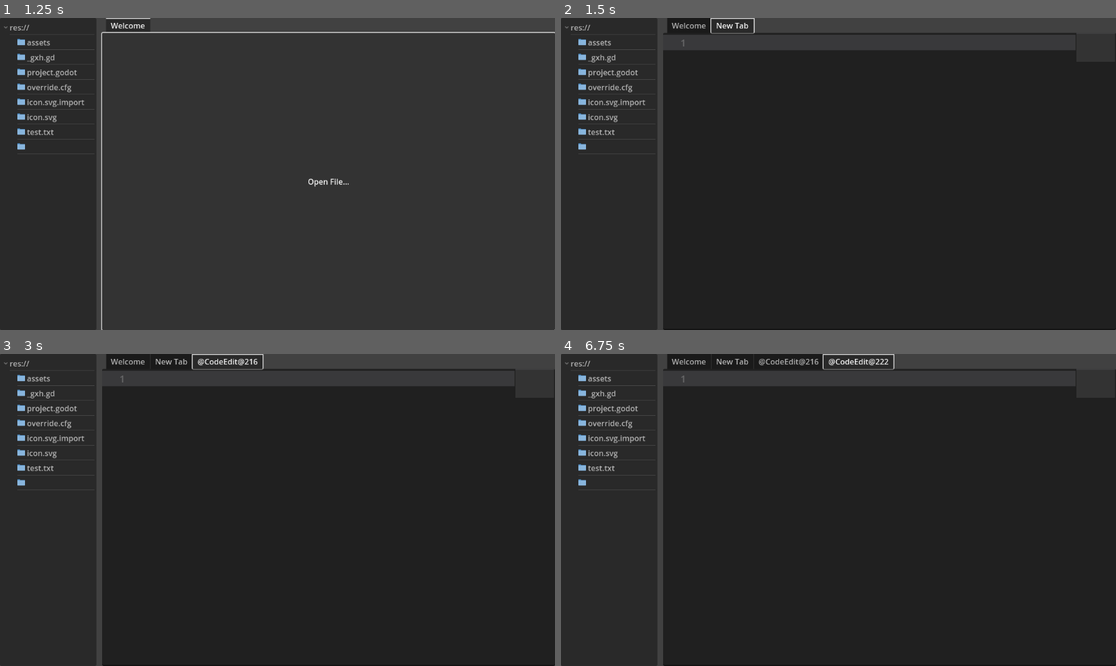
Above: before the commit, frames 1-4 (two rows, left to right).
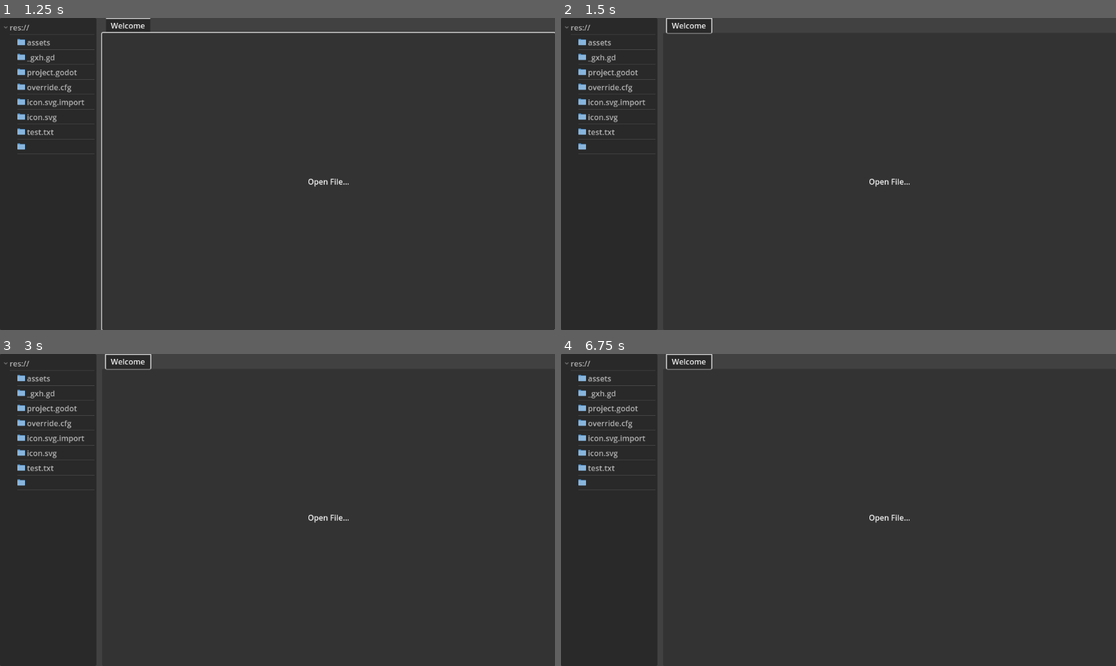
Above: after the commit, the same moments.

Repository: Zybyte85/Carbon
Game: Godot game, scene res://assets/scenes/control.tscn
The game is run twice, just before and just after one commit, with the same random seed, the same clock (stepped at 60 frames per second) and the same inputs.
Inputs:
- Up to frame 1 (1.25 s): click "Open File..." at 0.5 s
- Up to frame 2 (1.5 s): tap Enter at 1.25 s; hold Up (ui_up) from 1.28 s (still down)
- Up to frame 3 (3 s): tap Space at 2 s; release Up (ui_up) at 2.03 s; tap Enter at 2.75 s; hold Up (ui_up) from 2.78 s (still down)
- Up to frame 4 (6.75 s): tap Space at 3.5, 5 s; tap Enter at 4.25 s; release Up (ui_up) at 4.28 s; hold Up (ui_up) from 6.53 s (still down)

Frame 1 is identical in both runs. In frame 2, 0.7% of the frame differs, in the area x 18-100%, y 0-100%; in frame 3, 1.2%; in frame 4, 1.7%.

Commit message:
Fixed issue 5, other minor improvements

Diff:
--- a/assets/scenes/editor.tscn
+++ /dev/null
@@ -1,31 +0,0 @@
-[gd_scene load_steps=3 format=3 uid="uid://bqypt14m5uxbi"]
-
-[ext_resource type="Theme" uid="uid://ce16jxll3jl0o" path="res://assets/themes/default_dark.tres" id="1_a3l4q"]
-
-[sub_resource type="CodeHighlighter" id="CodeHighlighter_l5k5d"]
-number_color = Color(0.631373, 1, 0.878431, 1)
-symbol_color = Color(0.670588, 0.788235, 1, 1)
-function_color = Color(0.341176, 0.701961, 1, 1)
-member_variable_color = Color(0.737255, 0.878431, 1, 1)
-
-[node name="Editor" type="CodeEdit"]
-size_flags_vertical = 3
-theme = ExtResource("1_a3l4q")
-theme_override_font_sizes/font_size = 20
-scroll_smooth = true
-minimap_draw = true
-caret_blink = true
-syntax_highlighter = SubResource("CodeHighlighter_l5k5d")
-highlight_all_occurrences = true
-highlight_current_line = true
-draw_tabs = true
-line_folding = true
-gutters_draw_breakpoints_gutter = true
-gutters_draw_bookmarks = true
-gutters_draw_executing_lines = true
-gutters_draw_line_numbers = true
-gutters_draw_fold_gutter = true
-code_completion_enabled = true
-indent_automatic = true
-auto_brace_completion_enabled = true
-auto_brace_completion_highlight_matching = true
--- a/assets/scripts/control.gd
+++ b/assets/scripts/control.gd
@@ -1,13 +1,41 @@
 extends Control
 
-@onready var editor_scene = preload("res://assets/scenes/editor.tscn")
+#@onready var editor_scene = preload("res://assets/scenes/editor.tscn")
 @onready var tab_container = $HSplitContainer/TabContainer
 @onready var FileSystem = $HSplitContainer/FileSystem
 
 func init_settings(editor):
-	var highlighter = editor.syntax_highlighter
+	#var highlighter = editor.syntax_highlighter
+	var highlighter = CodeHighlighter.new()
 
-	editor.set_syntax_highlighter(highlighter)
+	editor.syntax_highlighter = highlighter
+
+	editor.add_theme_font_size_override("font_size", 22)
+
+	# Set gutters
+	editor.gutters_draw_breakpoints_gutter = true
+	editor.gutters_draw_bookmarks = true
+	editor.gutters_draw_executing_lines = true
+	editor.gutters_draw_line_numbers = true
+	editor.gutters_draw_fold_gutter = true
+
+	# Small settings
+	editor.code_completion_enabled = true
+	editor.indent_automatic = true
+
+	editor.auto_brace_completion_enabled = true
+	editor.auto_brace_completion_highlight_matching = true
+	editor.scroll_smooth = false
+	editor.minimap_draw = true
+	editor.caret_type = 0 # 0 = line 1 = block
+	editor.caret_blink = true
+	editor.draw_tabs = true
+
+	# Highlighting
+	highlighter.number_color = Color("#a1ffe0")
+	highlighter.symbol_color = Color("#abc9ff")
+	highlighter.function_color = Color("#57b3ff")
+	highlighter.member_variable_color = Color("#bce0ff")
 
 	# Add keword color. In the future, the colors will probably be variables for customization
 	# Keywords
@@ -30,9 +58,10 @@
 
 func add_tab(file):
 	# Called when a new tab is open
-	var editor = editor_scene.instantiate()
+	var editor = CodeEdit.new()
 
 	editor.name = file
+	print(editor)
 	editor = init_settings(editor)
 
 	print(file + " created")
@@ -47,12 +76,13 @@
 	initiate_files("res://")
 
 func _process(delta):
-	if Input.is_action_just_pressed("ui_up"):
+	if Input.is_action_just_pressed("New Tab"):
 		add_tab("New Tab")
+	if Input.is_action_just_pressed("Close Tab"):
+		tab_container.get_current_tab_control().queue_free() # Delete selected tab
 	if Input.is_action_just_pressed("Save File"):
 		$FileDialog.show()
-		print(tab_container.get_current_tab_control().text)
-		# Later, fix it so it doesn't still type S (issue #88768 on Github)
+		# Later, fix it so it doesn't still type S (issue #88768 on Godot Github)
 
 func _on_file_dialog_file_selected(path):
 	print(path)
--- a/project.godot
+++ b/project.godot
@@ -32,6 +32,16 @@
 "events": [Object(InputEventKey,"resource_local_to_scene":false,"resource_name":"","device":-1,"window_id":0,"command_o …(185 unchanged characters)…
 ]
 }
+"New Tab"={
+"deadzone": 0.5,
+"events": [Object(InputEventKey,"resource_local_to_scene":false,"resource_name":"","device":-1,"window_id":0,"command_or_control_autoremap":true,"alt_pressed":false,"shift_pressed":false,"pressed":false,"keycode":0,"physical_keycode":84,"key_label":0,"unicode":116,"location":0,"echo":false,"script":null)
+]
+}
+"Close Tab"={
+"deadzone": 0.5,
+"events": [Object(InputEventKey,"resource_local_to_scene":false,"resource_name":"","device":-1,"window_id":0,"command_or_control_autoremap":true,"alt_pressed":false,"shift_pressed":false,"pressed":false,"keycode":0,"physical_keycode":87,"key_label":0,"unicode":119,"location":0,"echo":false,"script":null)
+]
+}
 
 [rendering]
 
Not shown: 1 places in assets/scenes/control.tscn that only renumber resources
